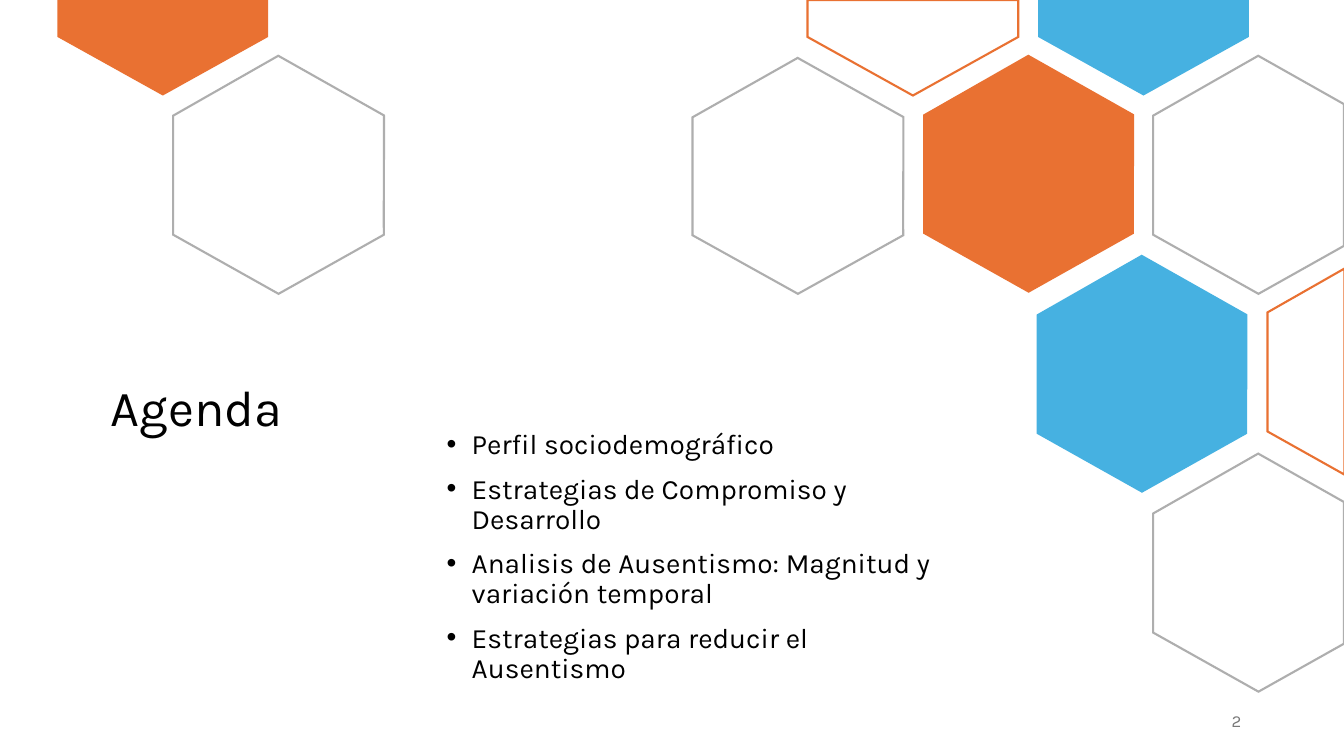
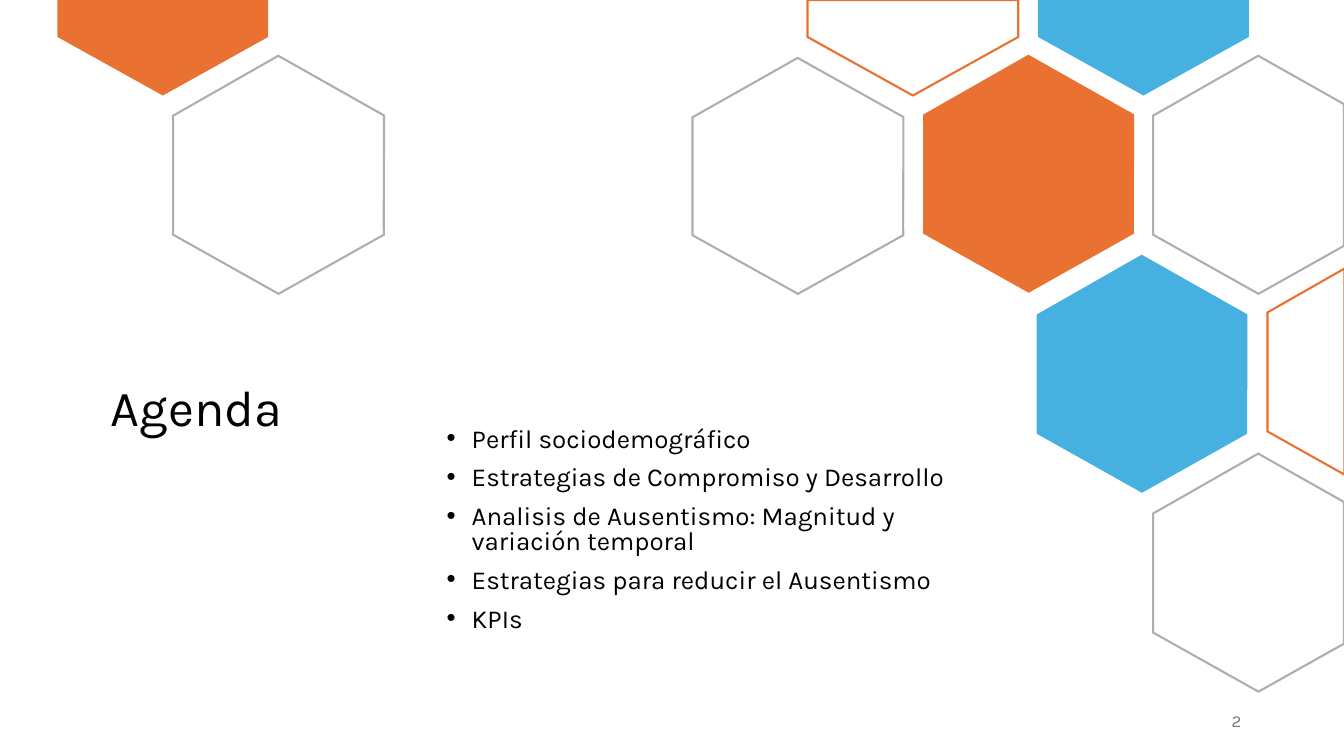
Before and after one commit to ITACADEMYprojectes/ProjecteData, a slide deck: slide 2 of Equip_28/Results/Analisis_PAP_and_ABL_RapidExpres.pptx. Drawn at 1344x756 pixels with LibreOffice and Linux fonts; fonts in the diff are those of the drawing. Boxes give left, top, right and bottom in pixels: in the first picture for what was removed or moved away, otherwise in the second. Text is boxed around its words. In the diff, an @@ line names an element or a change of style, - is before the commit and + after.

Commit message:
actualizo analisis y presentacion

```diff
--- a/Equip_28/Results/Analisis_PAP_and_ABL_RapidExpres.pptx
+++ b/Equip_28/Results/Analisis_PAP_and_ABL_RapidExpres.pptx
@@ text at (472, 428, 944, 596): size 20 to 18.5 pt; line spacing 0.9 to 0.8 @@
@@ text at (472, 611, 523, 629): paragraph added @@
+• KPIs
```
Also in this commit, not shown: 6 other slides changed, 2 slides added, 2 slides removed, 1 other file.
